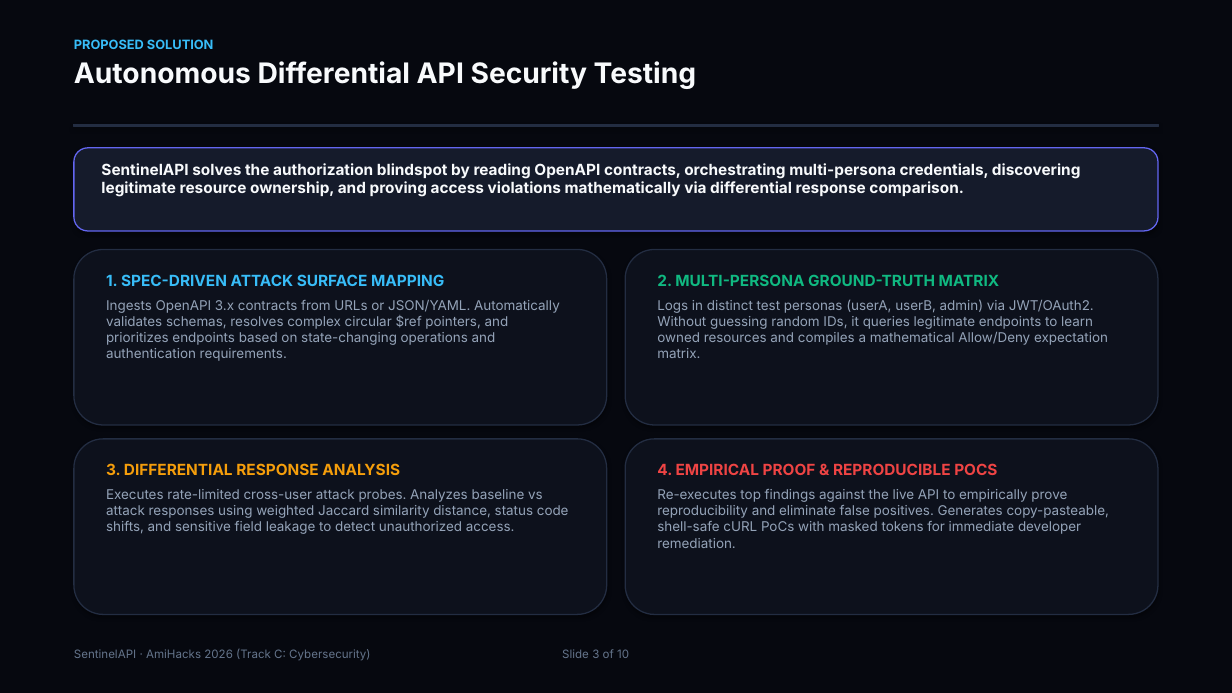
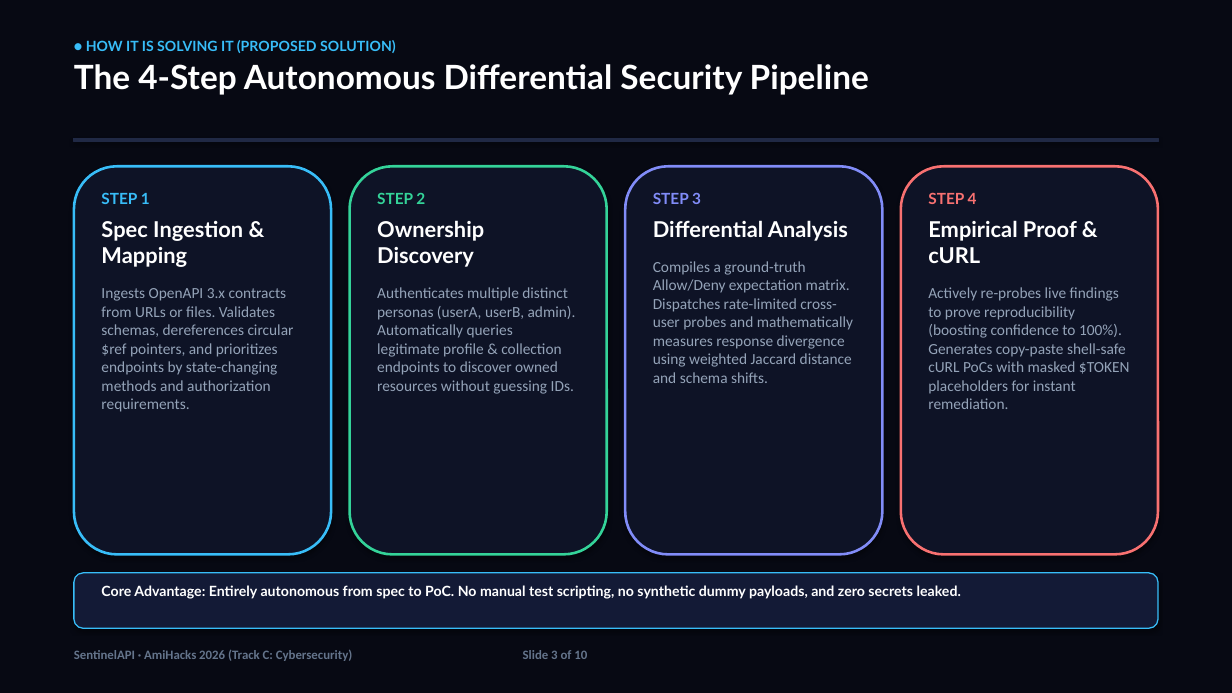
Before and after one commit to x03tanuj/sentinel-api, a slide deck: slide 3 of slides/SentinelAPI_Pitch.pptx. Drawn at 1232x693 pixels with LibreOffice and Linux fonts; fonts in the diff are those of the drawing. Boxes give left, top, right and bottom in pixels: in the first picture for what was removed or moved away, otherwise in the second. Text is boxed around its words. In the diff, an @@ line names an element or a change of style, - is before the commit and + after.

Commit message:
docs: finalize hackathon pitch deck (pptx & pdf) with cyber-tech design, track c prominence, and competitive differentiators

```diff
--- a/slides/SentinelAPI_Pitch.pptx
+++ b/slides/SentinelAPI_Pitch.pptx
@@ rectangle at box(0, 0, 1232, 693): fill #06080F to #070913; outline #06080F 0.75 pt to #070913 0.75 pt @@
@@ text at box(74, 40, 869, 95): text changed; size 22 to 26 pt; font Inter to Lato; text colour #F8FAFC to #FFFFFF @@
-PROPOSED SOLUTION
-Autonomous Differential API Security Testing
+● HOW IT IS SOLVING IT (PROPOSED SOLUTION)
+The 4-Step Autonomous Differential Security Pipeline
@@ rectangle: place and size @@
-rectangle at box(74, 125, 1158, 127)
+rectangle at box(74, 139, 1158, 141)
@@ rectangle at box(74, 139, 1158, 141): fill #232D42 to #202945; outline #232D42 0.75 pt to #202945 0.75 pt @@
@@ rounded rectangle removed at box(74, 148, 1158, 231) @@
@@ rounded rectangle added at box(74, 166, 331, 555), fill #0E1326, outline #38BDF8 2 pt @@
@@ text removed at box(101, 163, 1081, 197) @@
-SentinelAPI solves the authorization blindspot by reading OpenAPI contracts, orchestrating multi-persona credentials, discovering legitimate resource ownership, and proving access violations mathematically via differential response comparison.
@@ rounded rectangle: place and size @@
-rounded rectangle at box(74, 250, 607, 425)
+rounded rectangle at box(349, 166, 606, 555)
@@ rounded rectangle at box(349, 166, 606, 555): fill #0D111C to #0E1326; outline #232D42 1 pt to #34D399 2 pt @@
@@ rounded rectangle: place and size @@
-rounded rectangle at box(626, 250, 1159, 425)
+rounded rectangle at box(626, 166, 883, 555)
@@ rounded rectangle at box(626, 166, 883, 555): fill #0D111C to #0E1326; outline #232D42 1 pt to #818CF8 2 pt @@
@@ rounded rectangle: place and size @@
-rounded rectangle at box(74, 439, 607, 615)
+rounded rectangle at box(901, 166, 1158, 555)
@@ rounded rectangle at box(901, 166, 1158, 555): fill #0D111C to #0E1326; outline #232D42 1 pt to #F87171 2 pt @@
@@ text at box(101, 192, 294, 412): text changed; size 10.5 to 12 pt; font Inter to Calibri @@
-1. SPEC-DRIVEN ATTACK SURFACE MAPPING
-Ingests OpenAPI 3.x contracts from URLs or JSON/YAML. Automatically validates schemas, resolves complex circular $ref pointers, and prioritizes endpoints based on state-changing operations and authentication requirements.
+STEP 1
+Spec Ingestion & Mapping
+Ingests OpenAPI 3.x contracts from URLs or files. Validates schemas, dereferences circular $ref pointers, and prioritizes endpoints by state-changing methods and authorization requirements.
@@ text added at box(377, 192, 576, 394), 12 pt, text #94A3B8 @@
+STEP 2
+Ownership Discovery
+Authenticates multiple distinct personas (userA, userB, admin). Automatically queries legitimate profile & collection endpoints to discover owned resources without guessing IDs.
@@ text at box(653, 192, 853, 383): text changed; size 10.5 to 12 pt; font Inter to Calibri @@
-2. MULTI-PERSONA GROUND-TRUTH MATRIX
-Logs in distinct test personas (userA, userB, admin) via JWT/OAuth2. Without guessing random IDs, it queries legitimate endpoints to learn owned resources and compiles a mathematical Allow/Deny expectation matrix.
+STEP 3
+Differential Analysis
+Compiles a ground-truth Allow/Deny expectation matrix. Dispatches rate-limited cross-user probes and mathematically measures response divergence using weighted Jaccard distance and schema shifts.
@@ text added at box(928, 192, 1129, 409), 12 pt, text #94A3B8 @@
+STEP 4
+Empirical Proof & cURL
+Actively re-probes live findings to prove reproducibility (boosting confidence to 100%). Generates copy-paste shell-safe cURL PoCs with masked $TOKEN placeholders for instant remediation.
@@ text removed at box(106, 463, 569, 534) @@
-3. DIFFERENTIAL RESPONSE ANALYSIS
-Executes rate-limited cross-user attack probes. Analyzes baseline vs attack responses using weighted Jaccard similarity distance, status code shifts, and sensitive field leakage to detect unauthorized access.
@@ rounded rectangle: place and size @@
-rounded rectangle at box(626, 439, 1159, 615)
+rounded rectangle at box(74, 573, 1158, 628)
@@ rounded rectangle at box(74, 573, 1158, 628): fill #0D111C to #131A36; outline #232D42 1 pt to #38BDF8 1 pt @@
@@ text at box(101, 585, 961, 599): text changed; size 10.5 to 11 pt; font Inter to Lato; text colour #94A3B8 to #FFFFFF; bold on @@
-4. EMPIRICAL PROOF & REPRODUCIBLE POCS
-Re-executes top findings against the live API to empirically prove reproducibility and eliminate false positives. Generates copy-pasteable, shell-safe cURL PoCs with masked tokens for immediate developer remediation.
+Core Advantage: Entirely autonomous from spec to PoC. No manual test scripting, no synthetic dummy payloads, and zero secrets leaked.
@@ text "SentinelAPI · AmiHacks 2026 (Track ..." at box(74, 650, 587, 661): size 9 to 10 pt, font Inter to Calibri, bold on @@
```
Also in this commit, not shown: 7 other slides changed, 2 slides added, 2 slides removed, 10 other files.
